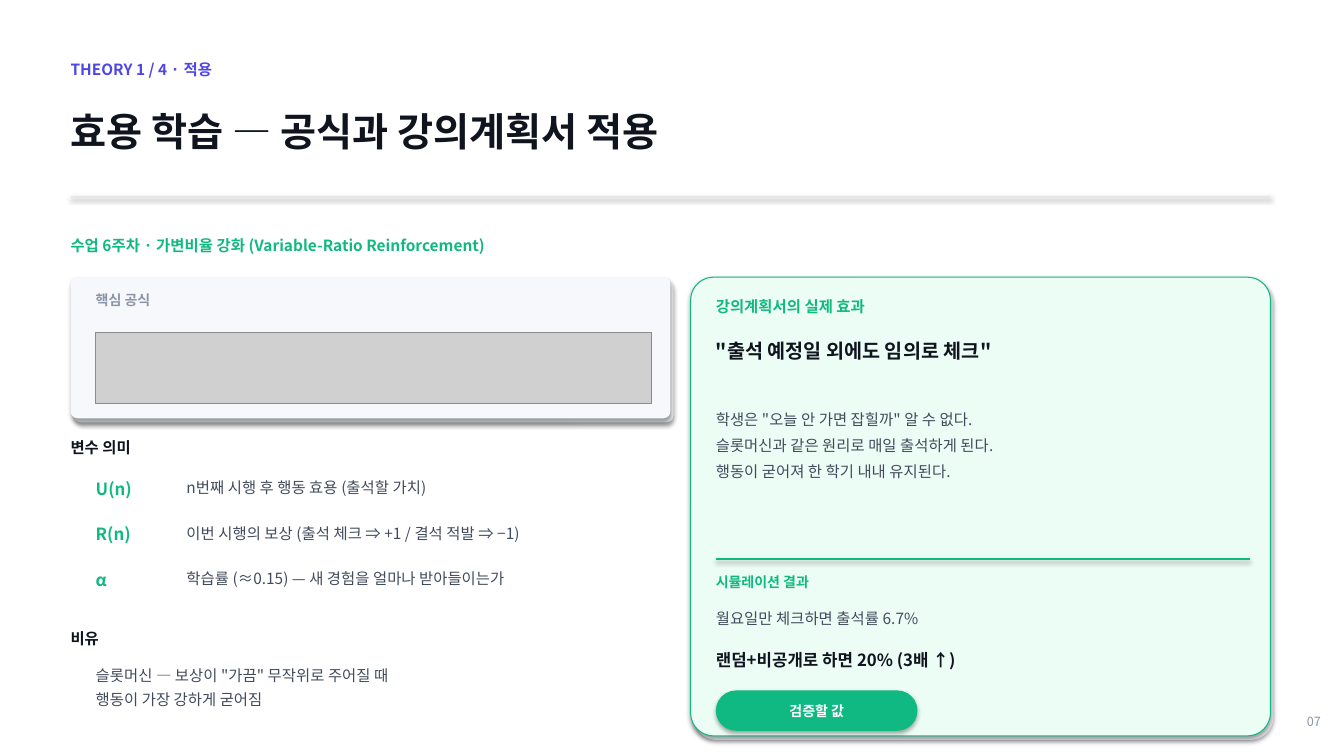
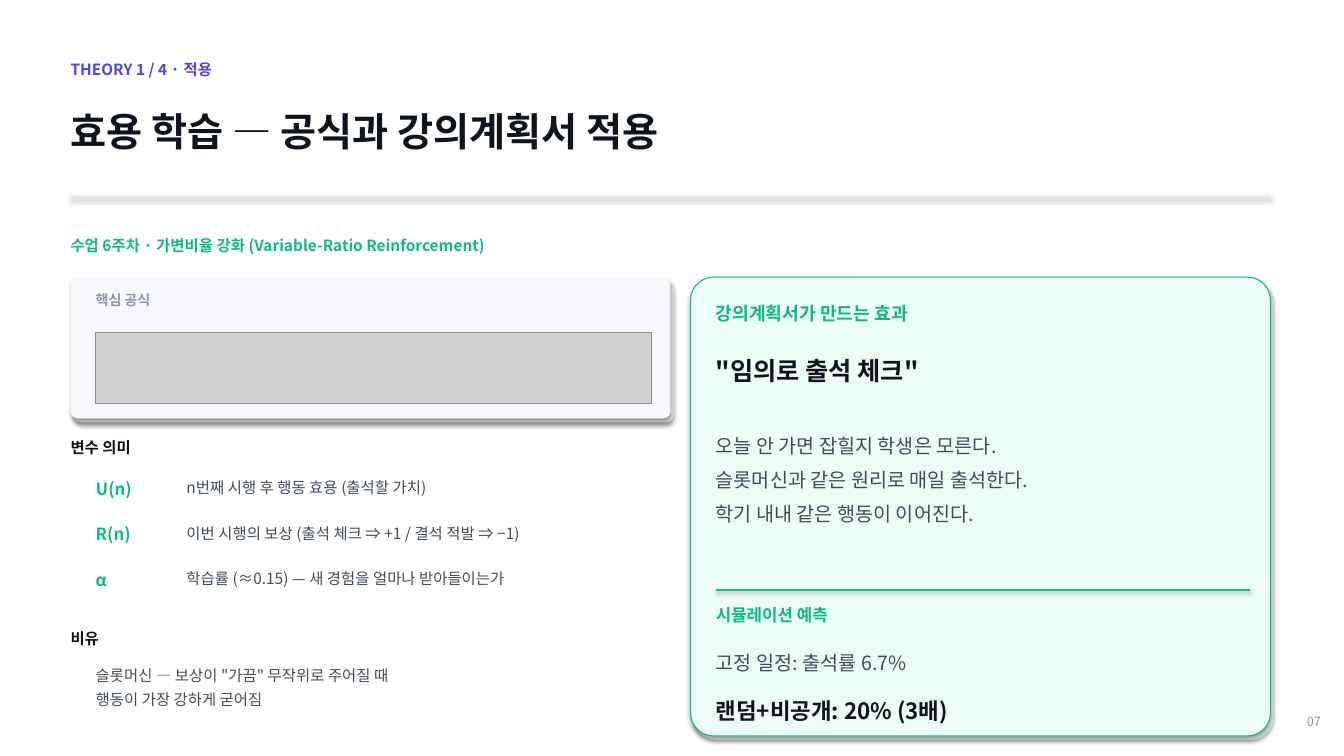
Before and after one commit to lshpy/imen315-syllabus-meta, a slide deck: slide 7 of team_project/kickoff_2026-05-11.pptx. Drawn at 1344x756 pixels with LibreOffice and Linux fonts; fonts in the diff are those of the drawing; grey boxes stand for pictures. Boxes give left, top, right and bottom in pixels: in the first picture for what was removed or moved away, otherwise in the second. Text is boxed around its words. In the diff, an @@ line names an element or a change of style, - is before the commit and + after.

Commit message:
Theory 1 적용 슬라이드 — '검증할 값' 칩 제거 + 다른 이론과 통일

```diff
--- a/team_project/kickoff_2026-05-11.pptx
+++ b/team_project/kickoff_2026-05-11.pptx
@@ text at box(716, 304, 907, 322): text changed; size 11 to 13 pt @@
-강의계획서의 실제 효과
+강의계획서가 만드는 효과
@@ text at box(716, 359, 919, 383): text changed; size 14 to 18 pt @@
-"출석 예정일 외에도 임의로 체크"
+"임의로 출석 체크"
@@ text at box(716, 436, 1028, 523): text changed; size 11 to 14 pt @@
-학생은 "오늘 안 가면 잡힐까" 알 수 없다.
-슬롯머신과 같은 원리로 매일 출석하게 된다.
-행동이 굳어져 한 학기 내내 유지된다.
+오늘 안 가면 잡힐지 학생은 모른다.
+슬롯머신과 같은 원리로 매일 출석한다.
+학기 내내 같은 행동이 이어진다.
@@ line moved from (716, 560) - (1250, 560) to (716, 590) - (1250, 590) @@
@@ text at box(716, 607, 828, 623): text changed; size 10 to 12 pt @@
-시뮬레이션 결과
+시뮬레이션 예측
@@ text at box(716, 653, 906, 672): text changed; size 11 to 14 pt @@
-월요일만 체크하면 출석률 6.7%
+고정 일정: 출석률 6.7%
@@ text at box(716, 700, 948, 724): text changed; size 12 to 16 pt @@
-랜덤+비공개로 하면 20% (3배 ↑)
+랜덤+비공개: 20% (3배)
@@ rounded rectangle removed at box(716, 691, 918, 731) @@
@@ text removed at box(789, 704, 844, 717) @@
-검증할 값
```
Also in this commit, not shown: 1 other file.
